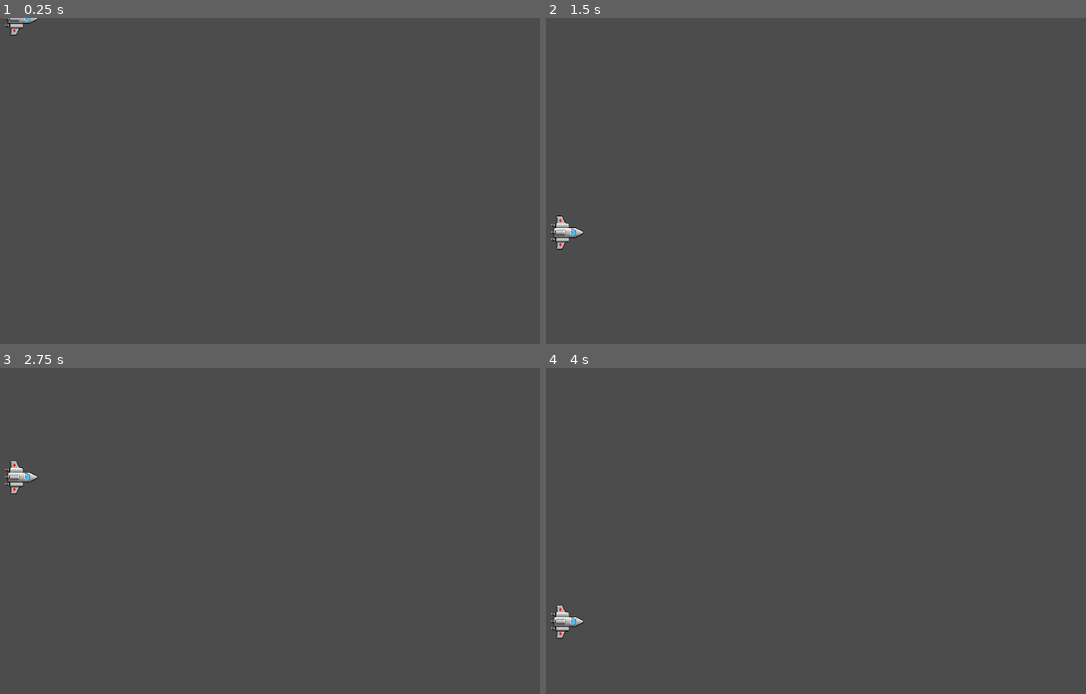
Above: before the commit, frames 1-4 (two rows, left to right).
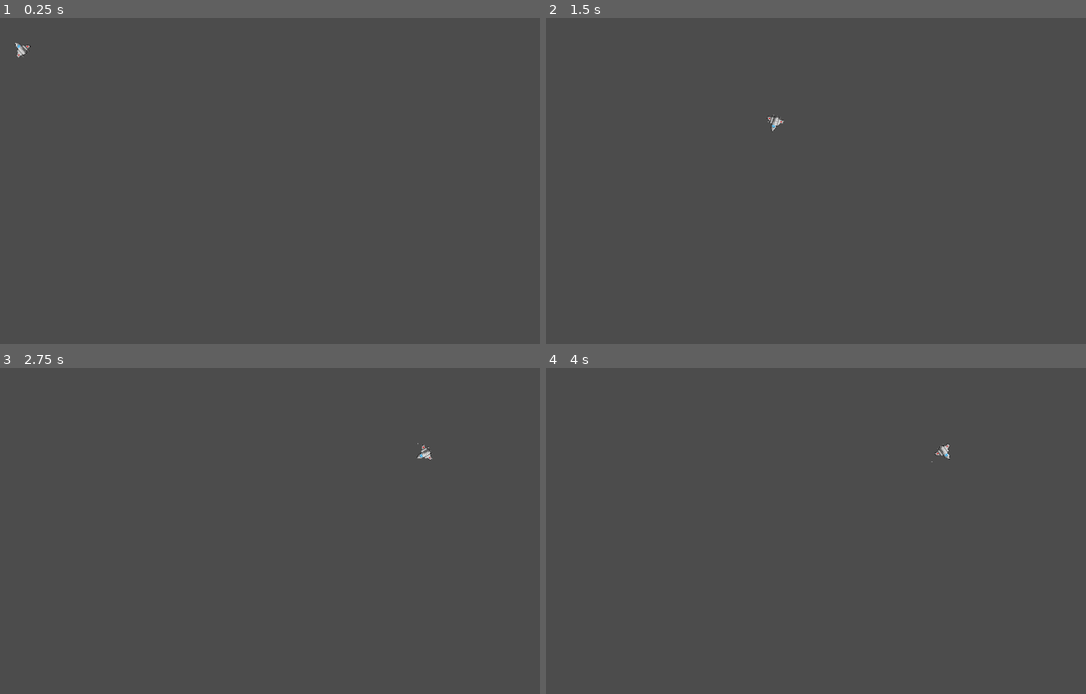
Above: after the commit, the same moments.

Repository: jakemeinershagen/canyon-run
Game: Godot game, scene res://src/Levels/level.tscn
Two runs of this game, one before a commit and one after it. Both use one fixed random seed, a clock stepped at 60 frames per second and the inputs below. Before the commit the project has no main scene; this scene is started directly in both runs.
Inputs (mouse positions are in pixels of both pictures, inside the frame that each line leads up to):
- Up to frame 1 (0.25 s): no input
- Up to frame 2 (1.5 s): tap Enter at 0.5 s; move the mouse to (1015, 194) at 0.52 s; press the mouse at (1015, 194) at 0.53 s; move the mouse to (735, 233) at 1.27 s; release the mouse at (735, 233) at 1.28 s; click (735, 233) at 1.35 s
- Up to frame 3 (2.75 s): move the mouse to (394, 478) at 2.02 s; press the mouse at (394, 478) at 2.03 s
- Up to frame 4 (4 s): move the mouse to (837, 641) at 2.77 s; release the mouse at (837, 641) at 2.78 s; click (837, 641) at 2.85 s; move the mouse to (1069, 622) at 3.52 s; press the mouse at (1069, 622) at 3.53 s

The runs differ from the first frame. In frame 1, 0.2% of the frame differs, in the area x 0-8%, y 0-13%; in frame 2, 0.3%, in the area x 0-45%, y 29-72%; in frame 3, 0.3%; in frame 4, 0.3%.

Commit message:
redid player movement to do an accel toward mouse click

Diff:
--- a/project.godot
+++ b/project.godot
@@ -11,11 +11,24 @@
 [application]
 
 config/name="Canyon Run"
+run/main_scene="res://src/Levels/level.tscn"
 config/icon="res://icon.png"
+
+[global]
+
+frame=false
 
 [gui]
 
 common/drop_mouse_on_gui_input_disabled=true
+
+[input]
+
+click={
+"deadzone": 0.5,
+"events": [ Object(InputEventMouseButton,"resource_local_to_scene":false,"resource_name":"","device":0,"alt":false,"shift":false,"control":false,"meta":false,"command":false,"button_mask":0,"position":Vector2( 0, 0 ),"global_position":Vector2( 0, 0 ),"factor":1.0,"button_index":1,"pressed":false,"doubleclick":false,"script":null)
+ ]
+}
 
 [physics]
 
@@ -23,7 +36,6 @@
 
 [rendering]
 
-quality/driver/driver_name="GLES2"
 vram_compression/import_etc=true
 vram_compression/import_etc2=false
 environment/default_environment="res://default_env.tres"
--- a/src/Entities/player.gd
+++ b/src/Entities/player.gd
@@ -1,13 +1,32 @@
 extends KinematicBody2D
 
 
-# Called when the node enters the scene tree for the first time.
-func _ready() -> void:
-	pass # Replace with function body.
+export (float) var maxSpeed = 500
+export (float) var accel = 20
+export (float) var friction = 5
 
+onready var target = position
+var velocity = Vector2()
 
 # Called every frame. 'delta' is the elapsed time since the previous frame.
-func _process(delta: float) -> void:
-	var mousePosition: Vector2 = get_viewport().get_mouse_position()
+func _physics_process(delta: float) -> void:
+	var mousePosition = get_global_mouse_position()
+	look_at(mousePosition)
 
-	$".".global_position.y = mousePosition.y
+	# friction
+	var normalizedVel = velocity.normalized()
+	velocity.x -= normalizedVel.x * friction
+	velocity.y -= normalizedVel.y * friction
+
+	# acceleration
+	var mouseClickStrength = Input.get_action_strength("click")
+	var mouseDirection = position.direction_to(mousePosition)
+	velocity.x += mouseDirection.x * mouseClickStrength * accel
+	velocity.y += mouseDirection.y * mouseClickStrength * accel
+
+	# clamp velocity final
+	velocity = velocity.clamped(maxSpeed)
+	print(velocity)
+
+	# should be taking care of delta
+	velocity = move_and_slide(velocity)
--- a/src/Entities/player.tscn
+++ b/src/Entities/player.tscn
@@ -9,7 +9,15 @@
 
 [sub_resource type="RectangleShape2D" id=2]
 
+[sub_resource type="ParticlesMaterial" id=3]
+flag_disable_z = true
+direction = Vector3( 1, -1, 0 )
+gravity = Vector3( 0, 98, 0 )
+orbit_velocity = 0.0
+orbit_velocity_random = 0.0
+
 [node name="Player" type="KinematicBody2D"]
+scale = Vector2( 0.5, 0.5 )
 script = ExtResource( 2 )
 
 [node name="Sprite" type="Sprite" parent="."]
@@ -33,3 +41,6 @@
 rotation = -1.5708
 scale = Vector2( 0.9, 0.9 )
 shape = SubResource( 1 )
+
+[node name="Particles2D" type="Particles2D" parent="."]
+process_material = SubResource( 3 )
Not shown, changed: design.txt
Not shown: 1 places in src/Entities/player.tscn that only renumber resources
